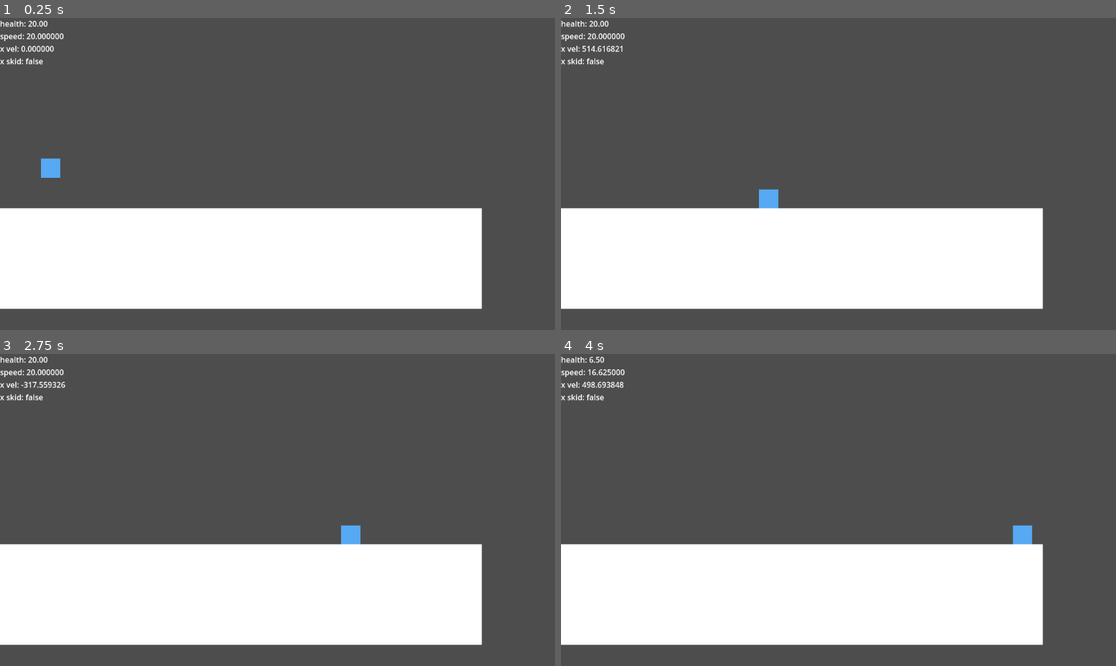
Above: before the commit, frames 1-4 (two rows, left to right).
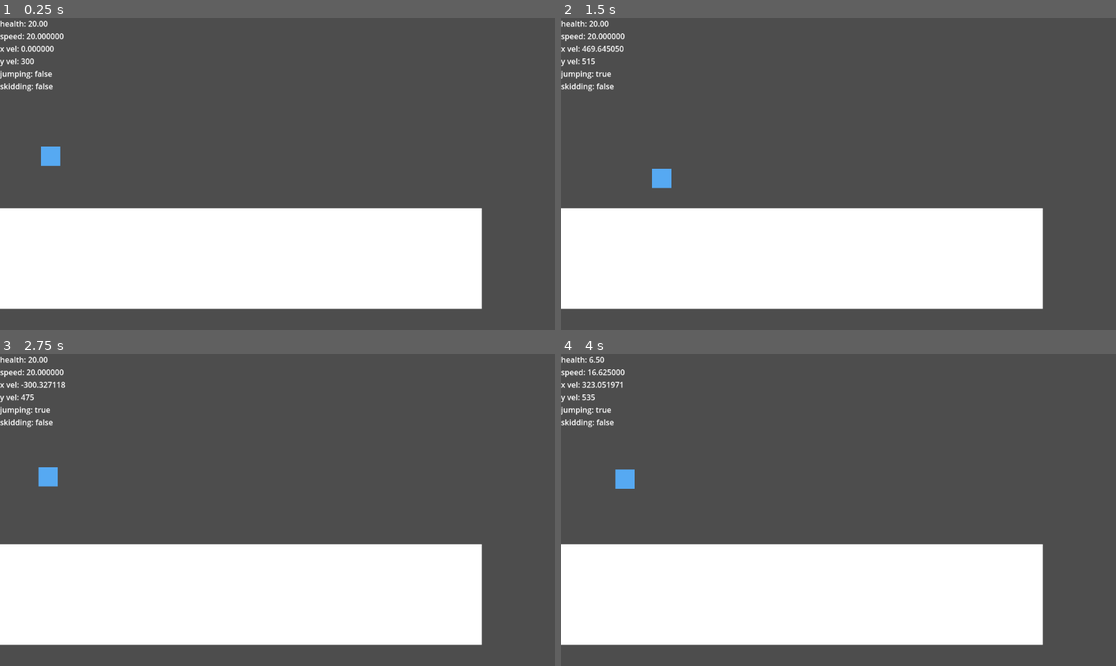
Above: after the commit, the same moments.

Repository: cannibalCaprine/TenVis
Game: Godot game, scene res://game.tscn
Two runs of this game, one before a commit and one after it. Both use one fixed random seed, a clock stepped at 60 frames per second and the inputs below.
Inputs:
- Up to frame 1 (0.25 s): no input
- Up to frame 2 (1.5 s): hold R 0.53-1.28 s; hold Right (ui_right) from 0.53 s (still down); tap Up (ui_up) at 0.77, 0.8, 1.07, 1.35 s
- Up to frame 3 (2.75 s): tap Up (ui_up) at 1.52, 1.82, 2.3 s; tap R at 1.55 s; release Right (ui_right) at 2.03 s; hold Left (ui_left) from 2.03 s (still down); hold R from 2.03 s (still down)
- Up to frame 4 (4 s): release Left (ui_left) at 2.78 s; release R at 2.78 s; hold Right (ui_right) from 2.78 s (still down); tap E at 2.85 s; tap Up (ui_up) at 3.02, 3.32, 3.77, 3.8 s; tap R at 3.05 s; hold Q from 3.53 s (still down)

The runs differ from the first frame. In frame 1, 0.6% of the frame differs, in the area x 0-11%, y 12-52%; in frame 2, 0.8%; in frame 3, 0.8%; in frame 4, 0.8%, in the area x 0-85%, y 8-62%.

Commit message:
Jumping has been someone hastily set up

Diff:
--- a/game.gd
+++ b/game.gd
@@ -9,4 +9,4 @@
 # Called every frame. 'delta' is the elapsed time since the previous frame.
 func _process(_delta: float) -> void:
 	$Label.text  = "health: %.2f\nspeed: %f\nx vel: %f\n" % [$Player.health, $Player.accel, $Player.velocity.x]
-	$Label.text += "x skid: %s" % [$Player.x_skid]
+	$Label.text += "y vel: %s\njumping: %s\nskidding: %s" % [$Player.velocity.y, $Player.jumping, $Player.x_skid]
--- a/player.gd
+++ b/player.gd
@@ -14,12 +14,17 @@
 var max_speed: float = 600
 var min_skid: float = 400
 
-var grav_accel: float = 5;
-var max_fall: float = 400
-var max_up: float = 100 #arbitrary for the time being
+var jump_force: float = -625
+var jumping = false
+
+var grav_accel: float = 3;
+var max_fall: float = 800
+
+var original_pos: Vector2
 
 # Called when the node enters the scene tree for the first time.
 func _ready() -> void:
+	original_pos = Vector2(position)
 	pass # Replace with function body.
 
 
@@ -32,7 +37,7 @@
 	get_input();
 	velocity.x = clampf(velocity.x, -max_speed, max_speed)
 	velocity.y += 20
-	velocity.y = clampf(velocity.y, max_fall, max_up)
+	velocity.y = clampf(velocity.y, -INF, max_fall)
 
 	# round it down
 	if(Global.basically_zero(velocity.x, 1)):
@@ -42,6 +47,9 @@
 		x_skid = false
 
 	move_and_slide();
+
+	if jumping && is_on_floor():
+		jumping = false
 
 func get_input() -> void:
 	var curr_accel = lerpf(accel, 0, velocity.length() / max_speed)
@@ -54,11 +62,20 @@
 		#velocity.x += accel
 		x_dir += 1
 
+	if Input.is_action_just_pressed("ui_up") && !jumping:
+		velocity.y += jump_force
+		jumping = true
+
 	if signf(x_dir) != signf(velocity.x) and velocity.length() > min_skid:
 		x_skid = true
+	if signf(x_dir) == signf(velocity.x) || !is_on_floor():
+		x_skid = false
 
 	if signf(x_dir) != signf(velocity.x) && !x_skid:
 		curr_accel *= 1.5
+
+	if !is_on_floor():
+		curr_accel *= 1.25
 
 	var x_accel = curr_accel * x_dir
 
@@ -78,3 +95,6 @@
 		health += 0.5
 	if Input.is_key_pressed(KEY_Q):
 		health -= 0.5
+
+	if Input.is_key_pressed(KEY_R):
+		position = Vector2(original_pos)
